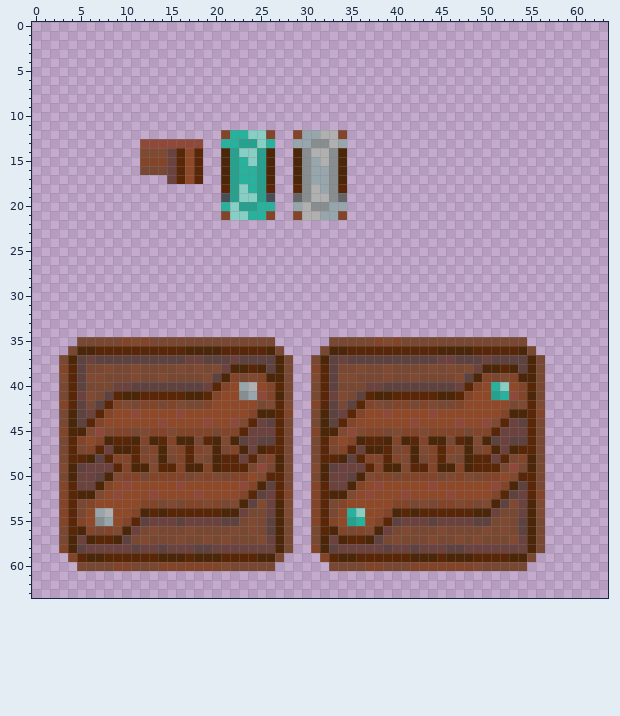
Two versions of one pixel-art file, Assets/Art/Kayk/DrawingFiles/Art001.aseprite. That is the earlier state.
64x64 pixels, 1 frame. Colours within 5 levels of each other are drawn and written as one.
After the commit:
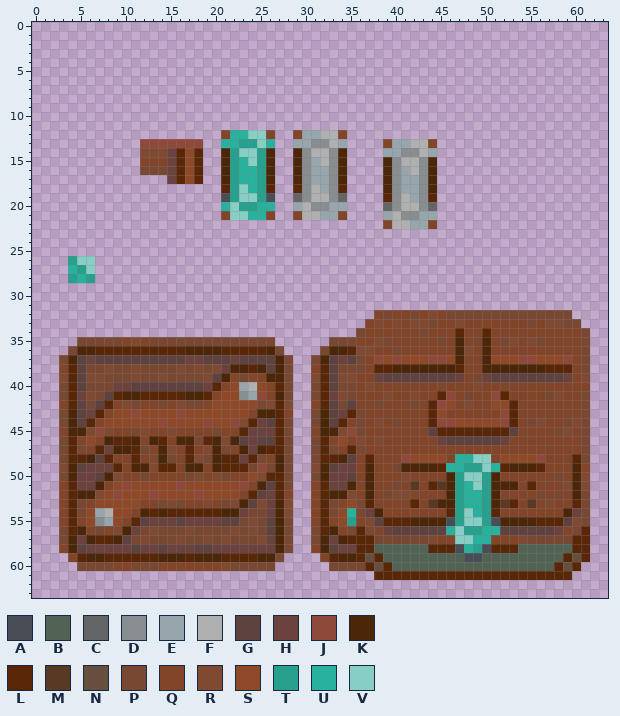
Palette (. is transparent): A #494d56  B #526354  C #646566  D #888d8f  E #97a5ac  F #b0b0b0  G #5d423f  H #6c423f  J #8f493a  K #4c2608  L #592608  M #593824  N #674f3f  P #784832  Q #824529  R #804932  S #8f4929  T #27a08d  U #28b19c  V #87cfc4
What changed:
layer "Gameplay Objects/Door/DoorTodd" now shown
layer "Gameplay Objects/Door/DoorGronk" now shown
Changed rows in their new state; - is an unchanged pixel.
Layers "Gameplay Objects/Door/DoorGronk", "Gameplay Objects/Door/DoorTodd", "Gameplay Objects/Door/DoorLizard":
first column x 39:
13 QEEFFQ
14 EEDDFE
15 KDFFDK
16 KDEFDK
17 KDEEDK
18 KDEEDK
19 LDFEDL
20 CDFFDC
21 EFDDEE
22 QFFEEQ
first column x 4:
26 TVV
27 UTV
28 TUT
first column x 36:
32 --QPQQPQRQPPPPPPPPPPPPPP--
33 -QRQRQRRPQQRQQQQQQQPQRRPP-
34 PQQQQQQPQQQLQQLQQQQQQQQQQP
35 QQRP-QQQQ-QKQ-KQ-RQRPQQQQP
36 RRQQPQQQQQQ-RQKQQQQQQQQQQP
37 PQJSJSSSJJSKQQKSSSJJSSSJQP
38 PQLLKKKKKKKLQQ--K-K-KLLLQP
39 QQHGGGGGGGGHQPHGGGGGGGGHQR
40 QRQQQQQQQQQQQRQQQQ-QQQQQQQ
41 QQQRQQRQQLJQPQQJLQ-QQPRQQP
42 Q-PQ----LJS-RQQ--LQQQQQQQP
43 PQQQQQQQL-QQQQQQJLQQ-QQQQP
44 PQRQPQQQLJJS--SSJLQPRQQPRP
45 P--QQ--QGLLLLLL-LGQQQQPRQP
46 RQRQ-QQ-QHGGGGG--QQQQQQQQP
47 PQQQQ-QQ-Q-QQQ-QQQQQQQQQQP
48 QL-Q-JSSSSQUUVVQSSSSJQQQLP
49 QK-QPKKKKLUUTTVULKK-LQQQKQ
50 QK--QR---QKTVVTKQQQQQQPQKR
51 -KQQPQMQLMKTUVTKK-Q-QQQRKR
52 QKQPRRQQQQKTUUTKQQQQPQPQKP
53 PLQQ--LQMKKTUUT-MLQMQRQQLP
54 PHK-QQQQQQ-TVUTLQQQQQQQKHP
55 QRG-LLKKKKATVVTAKKK-LLLGRP
56 LPQ-GGGGGGUVTTUUGG-GGGHQPL
57 -LP-P----QQVVUUQQQRP-PPPLL
58 LLBBBBBBLLLAUTALLLBBBBBBLL
59 -N-BBBBBBBBBAABBBBBBBBBLNL
60 -LNLBBBBBBBBBBBBBBBBBBLNL-
61 --LLLLLLLLLLLLLLLLLLLLLL--
